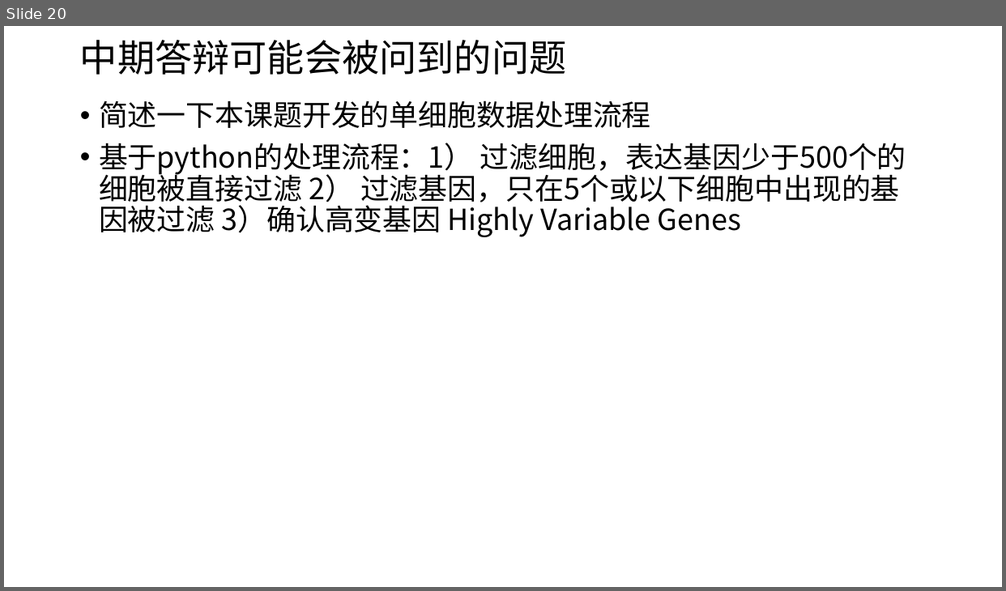
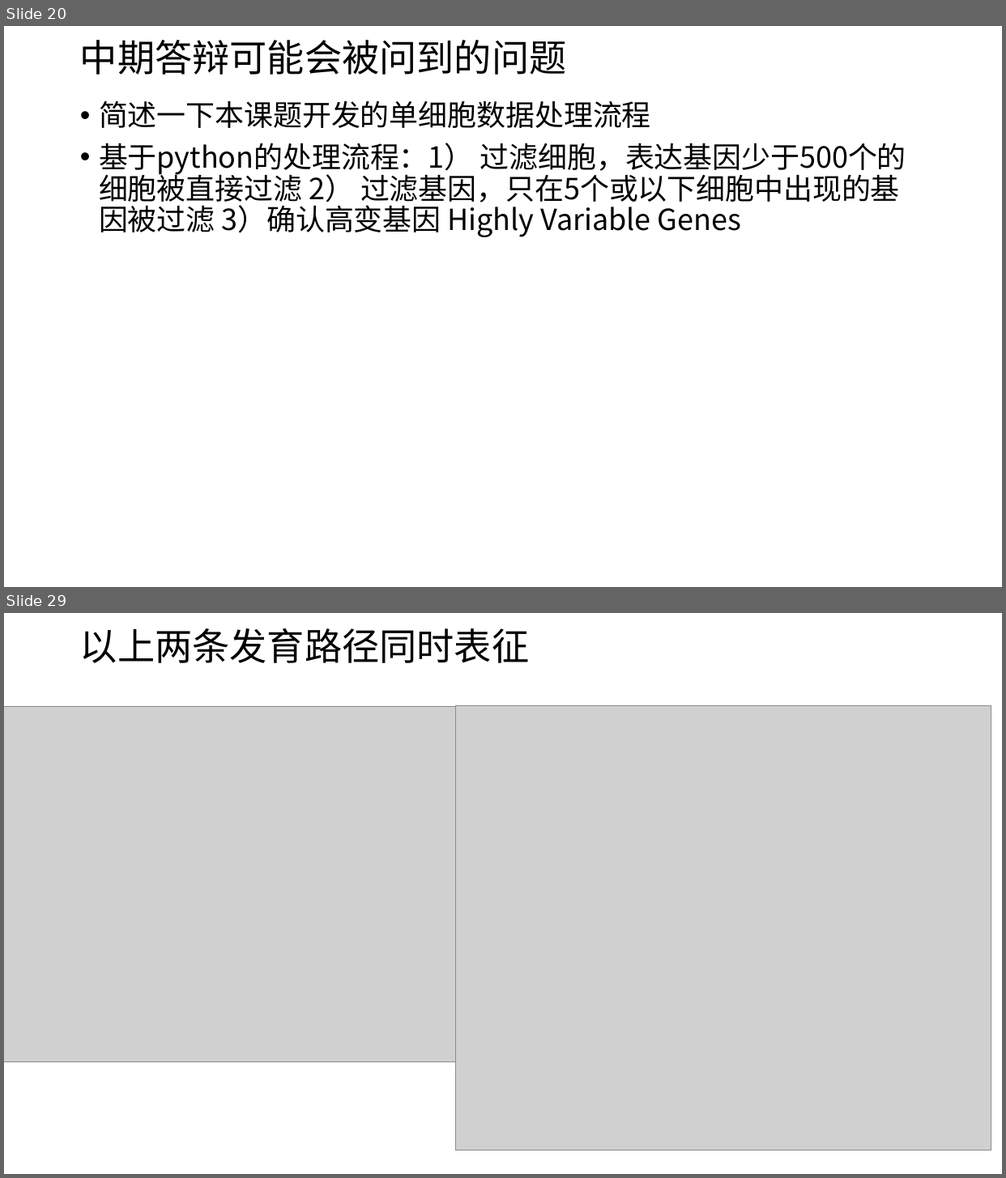
Before and after one commit to herminyliu/sc-fyp, a slide deck: 2025.4.3汇报.pptx. Shown one above the other, each under a label of ours: slide 20 before the commit, slides 20 and 29 after it; the slides between them are not shown. The pictures are 1006x591 and 1006x1178 pixels, drawn with LibreOffice and Linux fonts; fonts in the diff are those of the drawing; grey boxes stand for pictures. Boxes give left, top, right and bottom in pixels: in the first picture for what was removed or moved away, otherwise in the second. Text is boxed around its words. In the diff, an @@ line names an element or a change of style, - is before the commit and + after.

```diff
--- a/2025.4.3汇报.pptx
+++ b/2025.4.3汇报.pptx
@@ slide 29 added at bbox=[4, 613, 1002, 1174], background #FFFFFF @@
@@ title added at bbox=[80, 628, 529, 663], 36 pt, text #000000 @@
+以上两条发育路径同时表征
@@ picture added at bbox=[4, 706, 455, 1063] @@
@@ picture added at bbox=[455, 706, 991, 1151] @@
```
Also in this commit, not shown: 1 slide changed, 9 other slides added, 34 other files.
